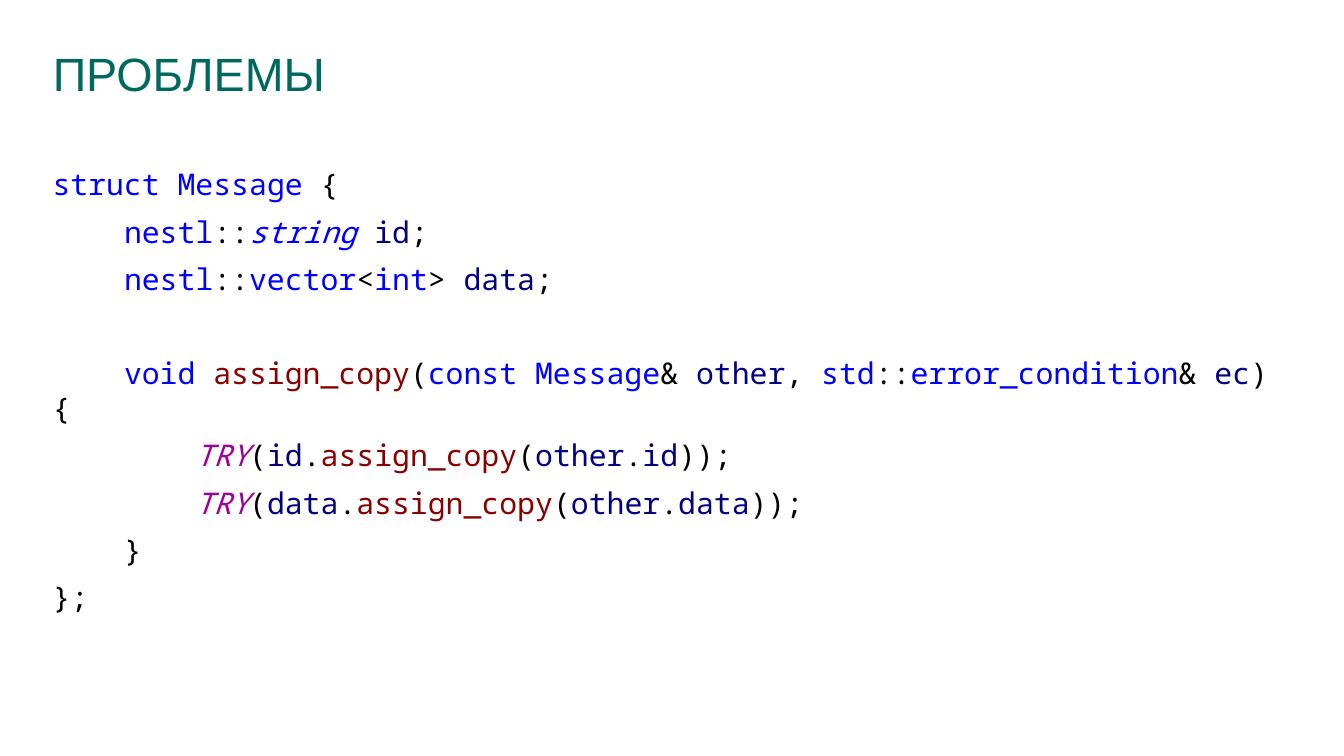
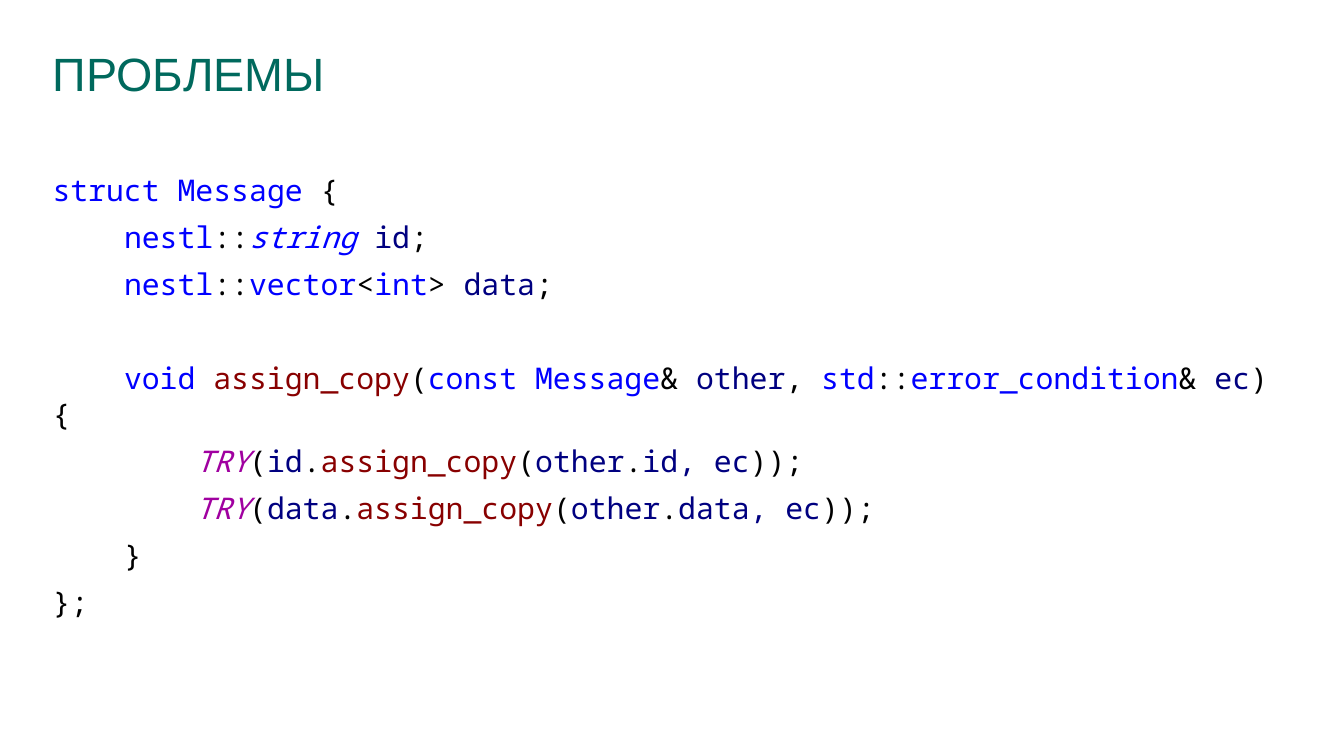
Before and after one commit to prograholic/prograholic.github.io, a slide deck: slide 16 of cpp_russia_2017_24_02_2017/24.02.2017_kutumov.pptx (slide 15 before the commit). Drawn at 1344x756 pixels with LibreOffice and Linux fonts; fonts in the diff are those of the drawing; background and template pictures are left out. Boxes give left, top, right and bottom in pixels: in the first picture for what was removed or moved away, otherwise in the second. Text is boxed around its words. In the diff, an @@ line names an element or a change of style, - is before the commit and + after.

```diff
--- a/cpp_russia_2017_24_02_2017/24.02.2017_kutumov.pptx
+++ b/cpp_russia_2017_24_02_2017/24.02.2017_kutumov.pptx
@@ text at <box>196,449,874,527</box>: text changed @@
-TRY(id.assign_copy(other.id));
-TRY(data.assign_copy(other.data));
+TRY(id.assign_copy(other.id, ec));
+TRY(data.assign_copy(other.data, ec));
```
Also in this commit, not shown: 3 other slides changed, 3 slides added, 2 slides removed.
